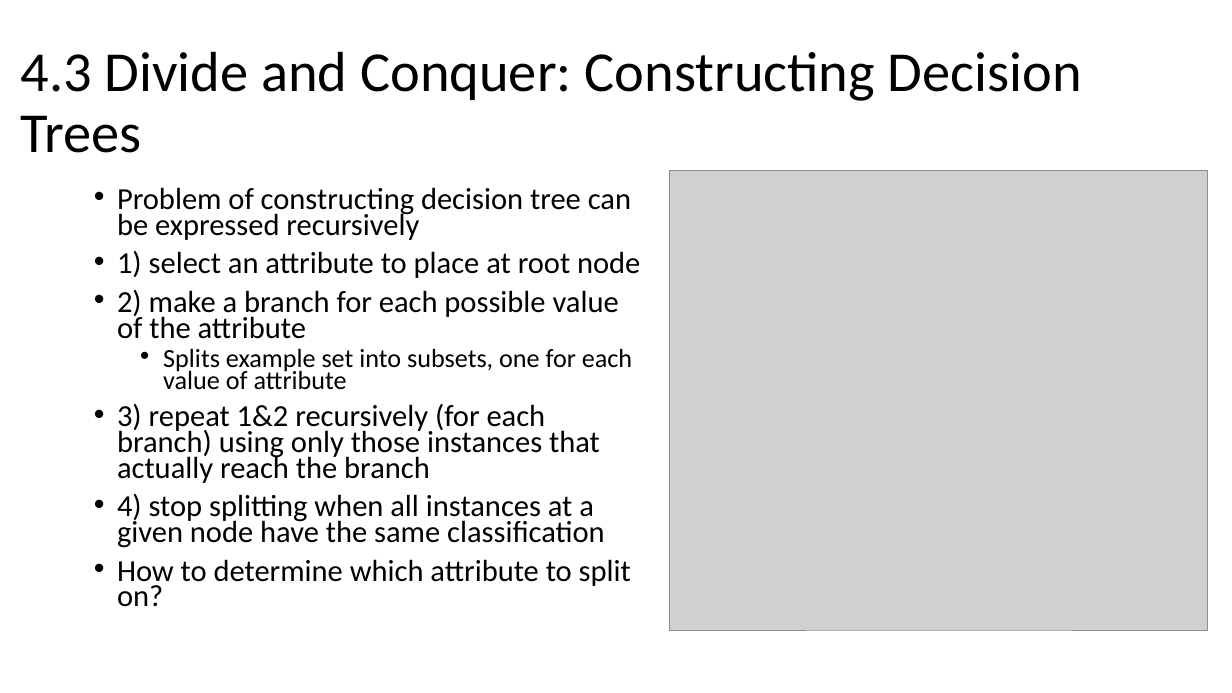
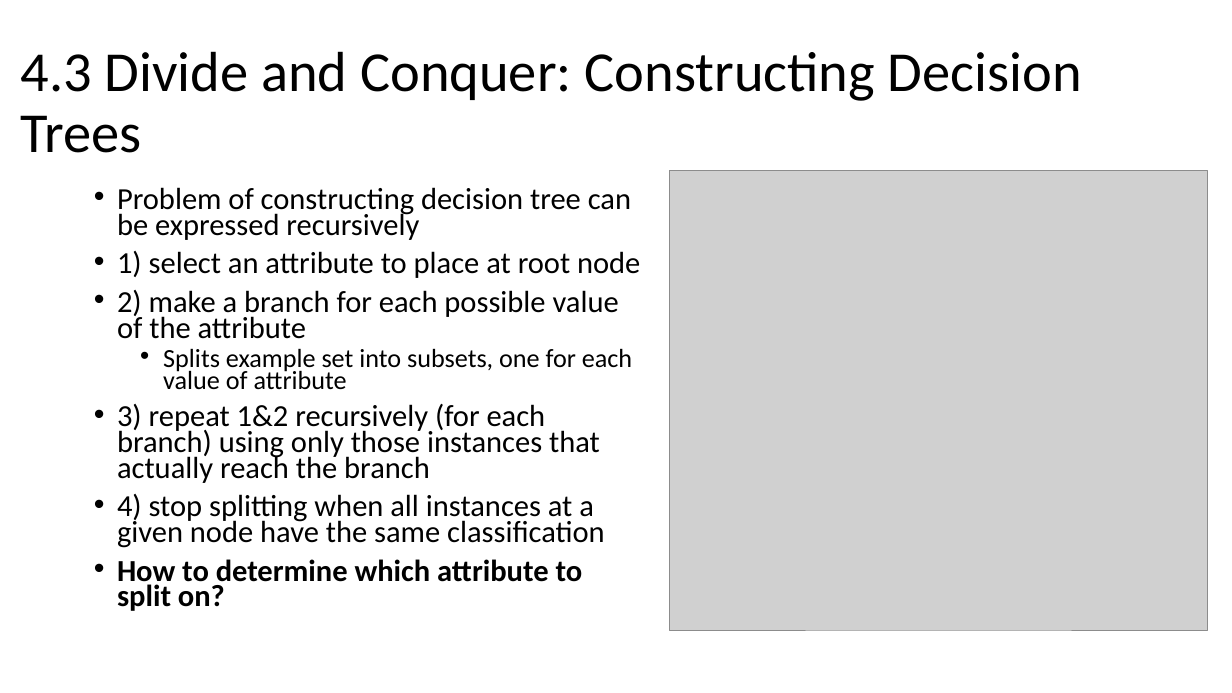
Before and after one commit to russellu/cs405, a slide deck: slide 3 of Lecture_05.pptx (slide 2 before the commit). Drawn at 1232x693 pixels with LibreOffice and Linux fonts; fonts in the diff are those of the drawing; grey boxes stand for pictures. Boxes give left, top, right and bottom in pixels: in the first picture for what was removed or moved away, otherwise in the second. Text is boxed around its words. In the diff, an @@ line names an element or a change of style, - is before the commit and + after.

```diff
--- a/Lecture_05.pptx
+++ b/Lecture_05.pptx
@@ text at (117,559,583,611): bold on in "How to determine which attribute to split ..." @@
```
Also in this commit, not shown: 5 other slides changed, 2 slides added.
